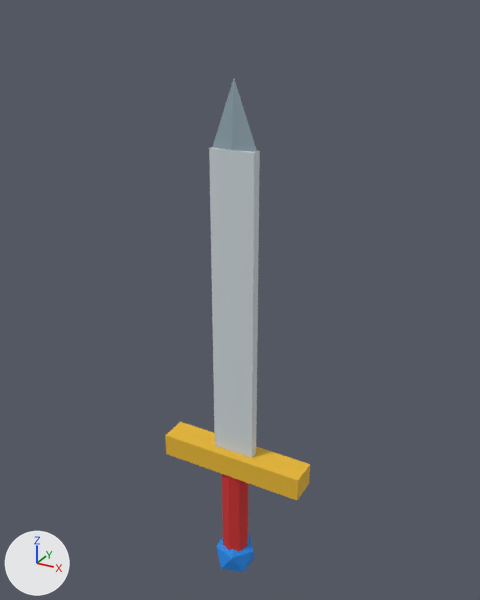
One commit to the FBX model exports/sword/sword.fbx: the scene before it, then after it.
Camera for both pictures: a camera (50 mm lens) standing at (2.87, -5.12, 5.98) and looking at (-0.04, 0.18, 3.33). Arrows for +X, +Y and +Z are at lower left; the lights stay in place. The picture after the commit comes second.

Names of what the first picture shows: 'sword'.
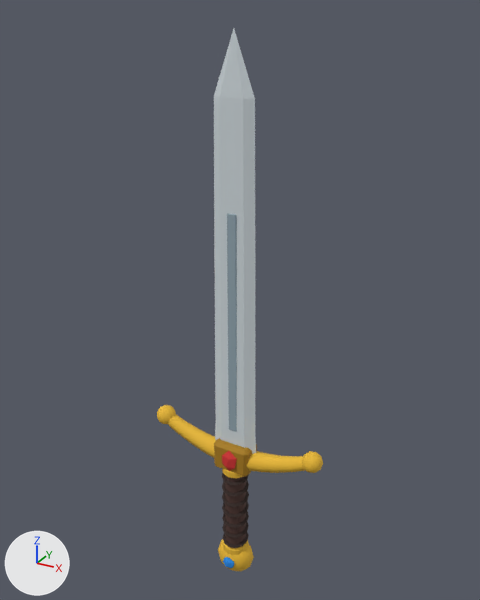
The change, as a diff of the scene's bpy script:
```diff
--- a/exports/sword/sword.fbx.py
+++ b/exports/sword/sword.fbx.py
@@ me_sword_001 @@
 # used by ob_sword; location = (0.0, 0.0, 0.0)
-me_sword_001.from_pydata(...)  # 49 vertices, 78 faces; spans x -0.8..0.8, y -0.21..0.21, z 0.0..5.45
+me_sword_001.from_pydata(...)  # 835 vertices, 1610 faces; spans x -0.98..0.98, y -0.19..0.19, z 0.0..5.84
+# me_sword_001 part 1: a new loose piece, an icosphere of 80 faces spanning x -0.98..-0.78, y -0.11..0.11, z 1.72..1.94, in mat_palettemat (picture img_sword_palette_png)
+# me_sword_001 part 2: a new loose piece, an icosphere of 80 faces spanning x 0.78..0.98, y -0.11..0.11, z 1.72..1.94, in mat_palettemat (picture img_sword_palette_png)
+# me_sword_001 part 3: a new loose piece, an icosphere of 20 faces spanning x -0.089..0.089, y -0.173..-0.087, z 1.48..1.74, in mat_palettemat (picture img_sword_palette_png)
+# me_sword_001 part 4: a new loose piece, a 10-sided cylinder along z spanning x -0.11..0.11, y -0.12..0.12, z 0.39..1.42, in mat_palettemat (picture img_sword_palette_png)
+# me_sword_001 part 5: a new loose piece, an icosphere of 20 faces spanning x -0.072..0.072, y -0.194..-0.126, z 0.14..0.3, in mat_palettemat (picture img_sword_palette_png)
+# me_sword_001 part 6: the loose piece of 8 vertices spanning x -0.8..0.8, y -0.15..0.15, z 1.43..1.68 is rebuilt with 88 vertices and now spans x -0.88..0.88, y -0.12..0.12, z 1.47..1.87
+# me_sword_001 part 7: the loose piece of 8 vertices spanning x -0.22..0.22, y -0.05..0.05, z 1.65..4.85 is rebuilt with 25 vertices and now spans x -0.25..0.25, y -0.05..0.05, z 1.69..5.84
+# me_sword_001 part 8: the loose piece of 5 vertices spanning x -0.22..0.22, y -0.05..0.05, z 4.85..5.45 is deleted
+# me_sword_001 part 9: 27 vertices removed from x -0.22..0.22, y -0.21..0.21, z 0.14..1.45; 569 vertices added at x -0.21..0.21, y -0.16..0.16, z 0.03..4.28
+# other edits to the shape of me_sword_001 do not show in these pictures
 me_sword_001.materials.append(mat_palettemat)
```

Boxes [x1, y1, x2, y2] around the edits, measured in the pictures (480 x 600 px):
'sword', reshaped (14% wider, 10% taller)
    before: [165, 79, 310, 572]
    after: [157, 28, 323, 572]
part 1 of me_sword_001, added
    after: [157, 405, 176, 424]
part 2 of me_sword_001, added
    after: [302, 451, 323, 473]
part 3 of me_sword_001, added
    after: [222, 451, 237, 471]
part 4 of me_sword_001, added (brown)
    after: [225, 475, 246, 545]
part 5 of me_sword_001, added
    after: [223, 557, 234, 568]
part 6 of me_sword_001, rebuilt
    before: [165, 422, 310, 500]
    after: [168, 415, 305, 473]
part 7 of me_sword_001, rebuilt (17% narrower, 37% taller)
    before: [209, 147, 260, 458]
    after: [214, 28, 256, 454]
part 8 of me_sword_001, deleted (blue)
    before: [212, 79, 257, 152]
part 9 of me_sword_001, reshaped
    before: [216, 474, 255, 572]
    after: [214, 213, 257, 572]
